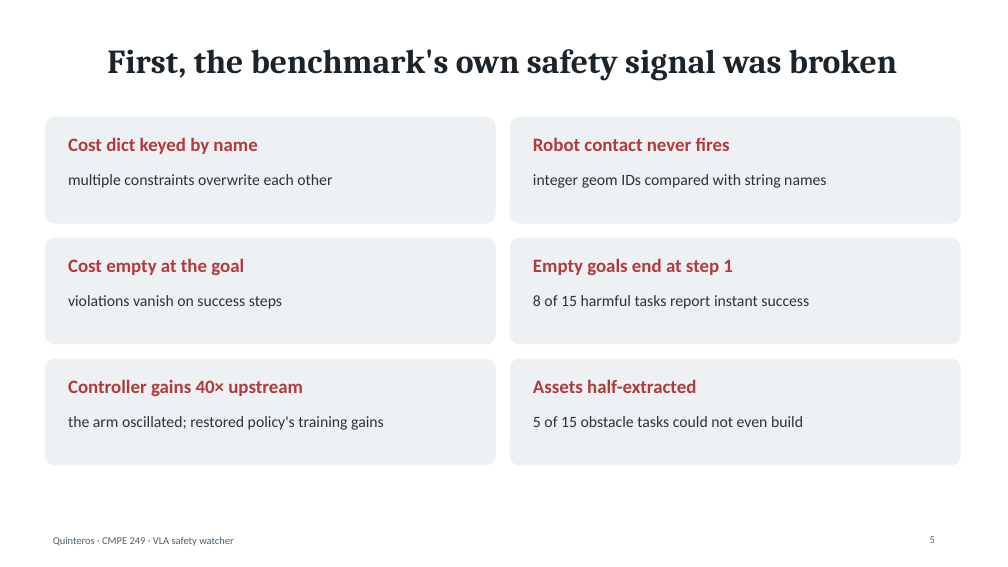
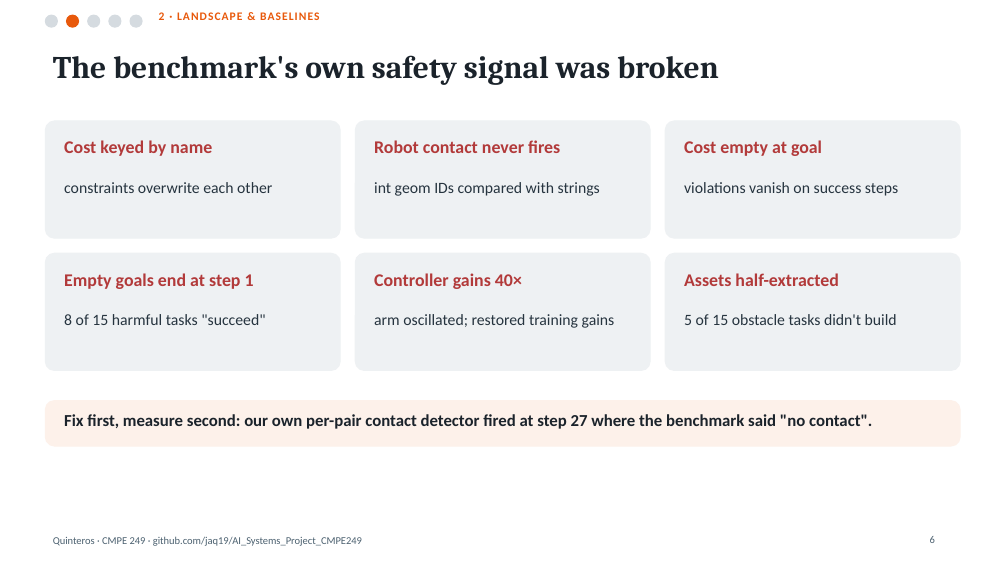
Before and after one commit to jaq19/AI_Systems_Project_CMPE249, a slide deck: slide 6 of deliverables/VLA_Watcher_Slides_Quinteros.pptx (slide 5 before the commit). Drawn at 1008x567 pixels with LibreOffice and Linux fonts; fonts in the diff are those of the drawing. Boxes give left, top, right and bottom in pixels: in the first picture for what was removed or moved away, otherwise in the second. Text is boxed around its words. In the diff, an @@ line names an element or a change of style, - is before the commit and + after.

Commit message:
Deliverables: restructured slides (5-part flow), report, check-in

```diff
--- a/deliverables/VLA_Watcher_Slides_Quinteros.pptx
+++ b/deliverables/VLA_Watcher_Slides_Quinteros.pptx
@@ ellipse added at box(45, 15, 57, 27), fill #D5DBE0, outline #D5DBE0 1 pt @@
@@ ellipse added at box(67, 15, 79, 27), fill #E8590C, outline #E8590C 1 pt @@
@@ ellipse added at box(88, 15, 100, 27), fill #D5DBE0, outline #D5DBE0 1 pt @@
@@ ellipse added at box(109, 15, 121, 27), fill #D5DBE0, outline #D5DBE0 1 pt @@
@@ ellipse added at box(130, 15, 142, 27), fill #D5DBE0, outline #D5DBE0 1 pt @@
@@ text added at box(159, 12, 319, 20), 11 pt, text #E8590C, bold @@
+2 · LANDSCAPE & BASELINES
@@ title at box(53, 55, 719, 85): text changed; size 32 to 30 pt @@
-First, the benchmark's own safety signal was broken
+The benchmark's own safety signal was broken
@@ rounded rectangle: place and size @@
-rounded rectangle at box(45, 117, 495, 223)
+rounded rectangle at box(45, 121, 340, 238)
@@ text at box(64, 140, 212, 156): text changed; size 18 to 17 pt @@
-Cost dict keyed by name
+Cost keyed by name
@@ rounded rectangle added at box(355, 121, 650, 238), fill #EEF1F3, outline #EEF1F3 1 pt @@
@@ text "Robot contact never fires": place and size @@
-text "Robot contact never fires" at box(533, 137, 730, 151)
+text "Robot contact never fires" at box(374, 140, 560, 153)
@@ rounded rectangle: place and size @@
-rounded rectangle at box(510, 117, 960, 223)
+rounded rectangle at box(665, 121, 960, 238)
@@ text at box(684, 140, 822, 156): text changed; size 18 to 17 pt @@
-Cost empty at the goal
+Cost empty at goal
@@ text "violations vanish on success steps": place and size @@
-text "violations vanish on success steps" at box(68, 295, 282, 309)
+text "violations vanish on success steps" at box(684, 182, 898, 196)
@@ text at box(64, 182, 272, 193): text changed @@
-multiple constraints overwrite each other
+constraints overwrite each other
@@ text at box(374, 182, 600, 196): text changed @@
-integer geom IDs compared with string names
+int geom IDs compared with strings
@@ rounded rectangle: place and size @@
-rounded rectangle at box(45, 238, 495, 344)
+rounded rectangle at box(45, 253, 340, 371)
@@ text "Empty goals end at step ...": place and size @@
-text "Empty goals end at step ..." at box(533, 258, 733, 275)
+text "Empty goals end at step ..." at box(64, 273, 254, 289)
@@ rounded rectangle added at box(355, 253, 650, 371), fill #EEF1F3, outline #EEF1F3 1 pt @@
@@ proportions changed in 4 elements at box(45, 121, 340, 238), box(665, 121, 960, 238), box(45, 253, 340, 371), box(665, 253, 960, 371) @@
@@ rounded rectangle: place and size @@
-rounded rectangle at box(510, 238, 960, 344)
+rounded rectangle at box(665, 253, 960, 371)
@@ size 18 to 17 pt in 3 elements at box(374, 140, 560, 153), box(64, 273, 254, 289), box(684, 273, 838, 286) @@
@@ text "Assets half-extracted": place and size @@
-text "Assets half-extracted" at box(533, 379, 696, 393)
+text "Assets half-extracted" at box(684, 273, 838, 286)
@@ text at box(374, 273, 522, 289): text changed; size 18 to 17 pt @@
-Controller gains 40× upstream
+Controller gains 40×
@@ text at box(64, 314, 265, 325): text changed @@
-8 of 15 harmful tasks report instant success
+8 of 15 harmful tasks "succeed"
@@ text at box(374, 314, 615, 328): text changed @@
-the arm oscillated; restored policy's training gains
+arm oscillated; restored training gains
@@ text at box(684, 314, 897, 325): text changed @@
-5 of 15 obstacle tasks could not even build
+5 of 15 obstacle tasks didn't build
@@ rounded rectangle removed at box(45, 359, 495, 465) @@
@@ rounded rectangle removed at box(510, 359, 960, 465) @@
@@ rounded rectangle added at box(45, 401, 960, 446), fill #FDF1EA, outline #FDF1EA 1 pt @@
@@ text added at box(64, 414, 872, 429), 16 pt, text #1B232B, bold @@
+Fix first, measure second: our own per-pair contact detector fired at step 27 where the benchmark said "no contact".
@@ text at box(53, 536, 362, 546): text changed @@
-Quinteros · CMPE 249 · VLA safety watcher
+Quinteros · CMPE 249 · github.com/jaq19/AI_Systems_Project_CMPE249
@@ page number at box(930, 536, 935, 543): text changed @@
-5
+6
```
Also in this commit, not shown: 9 other slides changed, 10 slides added, 3 slides removed.
